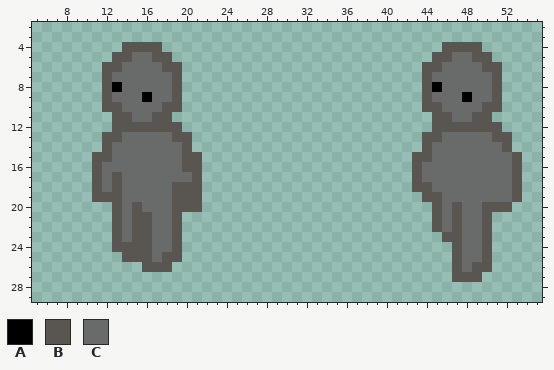
Pixel-art sprite, stored at tilemaps-and-grids/assets/IsoUnits/k32.png. Above: the version before the commit.
The file is 64x32 pixels. Shown: x 5..55, y 2..29.
Palette (. is transparent): A #000000  B #595652  C #696a6a
New version:
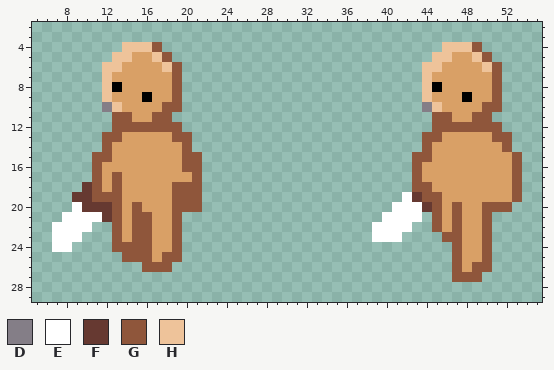
Colours new in this view: D #847e87  E #ffffff  F #663931  G #8f563b  H #eec39a
Changes in this commit:
colour C: #696a6a -> #d9a066
Changed rows in their new state; - is a pixel that keeps its letter.
first column x 7:
 4 -------HHHG----------------------------HHHG----
 5 ------HH--HG--------------------------HH--HG---
 6 -----HH----HG------------------------HH----HG--
 7 -----H------G------------------------H------G--
 8 -----H------G------------------------H------G--
 9 -----H------G------------------------H------G--
10 -----DH----GG------------------------DH----GG--
11 ------GG--GG--------------------------GG--GG---
12 ------GGGGGGG-------------------------GGGGGGG--
13 -----GG-----GG-----------------------GG-----GG-
14 -----G-------G-----------------------G-------G-
15 ----GG-------GG---------------------GG--------G
16 ----G--------GG---------------------G---------G
17 ----G-G-------G---------------------G---------G
18 ---FG-G-----GGG---------------------GG--------G
19 --FFGGG-----GGG--------------------EFGG-------G
20 --EFFFG-G---GGG-------------------EEEFG-G--GGG-
21 -EEEEFG-GG--G--------------------EEEE-G-G--G---
22 EEEE--G-GG--G-------------------EEEE--G-G--G---
23 EEE---G-GG--G-------------------EEE----GG--G---
24 EE----GGGG--G---------------------------G--G---
25 -------GGG-GG---------------------------G--G---
26 ---------GGG----------------------------G-GG---
27 ----------------------------------------GGG----
Changed places in both pictures, as pixel boxes (x1, y1, x2, y2):
changed: (52, 42, 202, 272)
changed: (372, 42, 522, 282)
